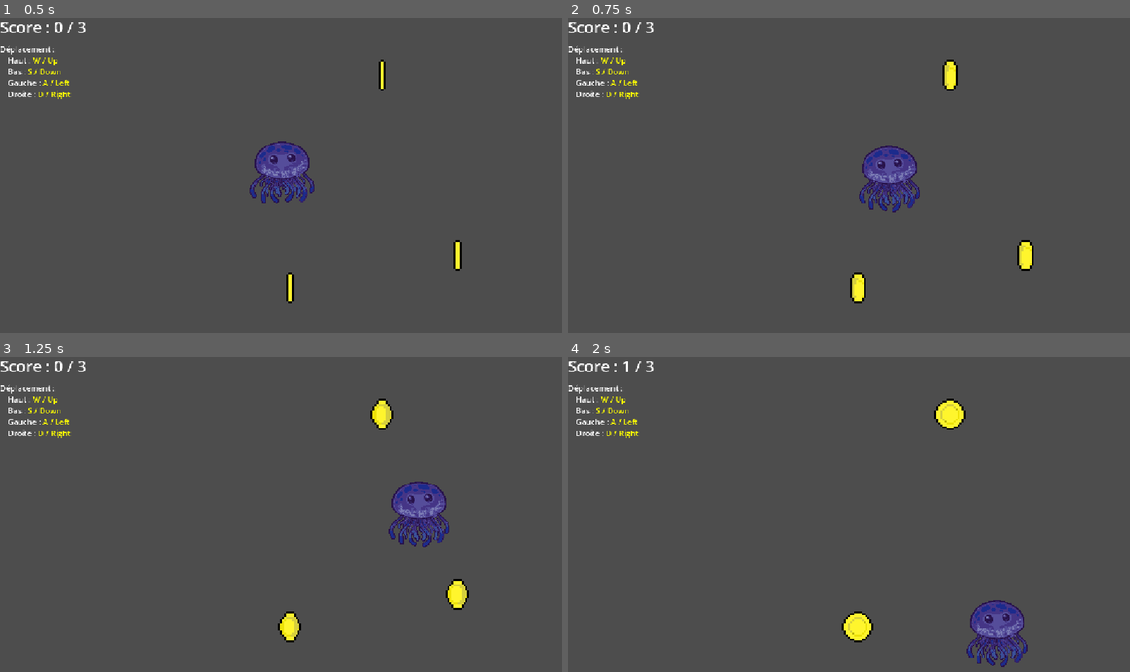
Above: before the commit, frames 1-4 (two rows, left to right).
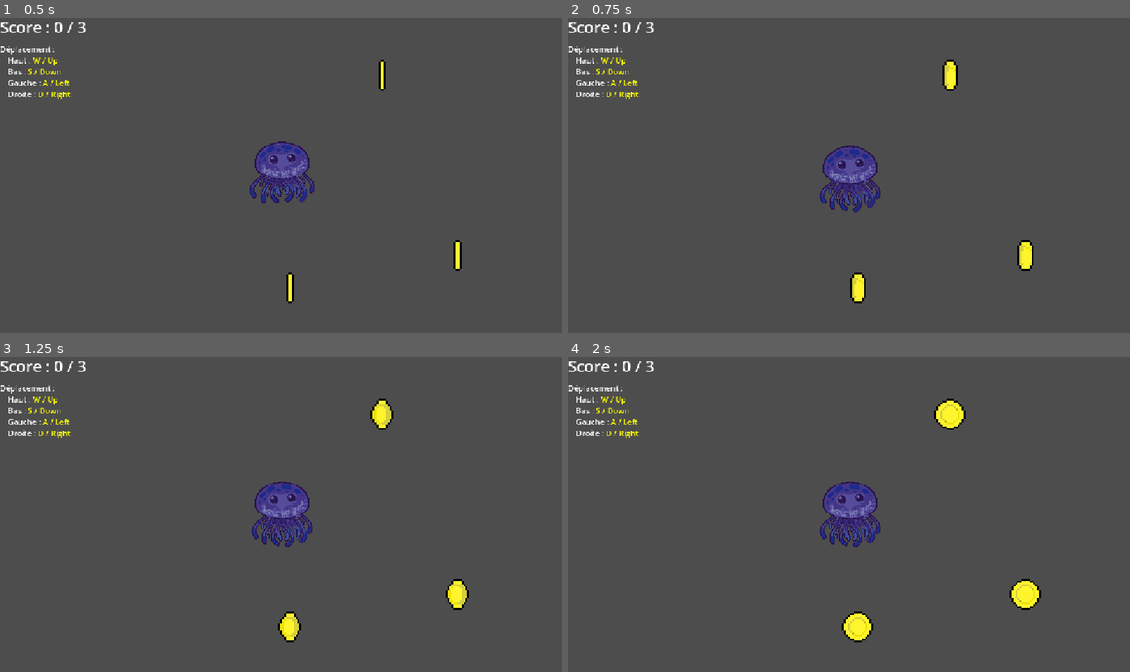
Above: after the commit, the same moments.

Repository: IAidenI/TestsGodot
Game: Godot game, scene res://main.tscn
The game is run twice, just before and just after one commit, with the same random seed, the same clock (stepped at 60 frames per second) and the same inputs.
Inputs:
- Up to frame 1 (0.5 s): no input
- Up to frame 2 (0.75 s): tap Enter at 0.5 s; hold D (move_right) from 0.53 s (still down)
- Up to frame 3 (1.25 s): keep holding D (move_right)
- Up to frame 4 (2 s): release D (move_right) at 1.28 s; hold S (move_down) from 1.28 s (still down)

Frame 1 is identical in both runs. In frame 2, 2.7% of the frame differs, in the area x 44-63%, y 40-62%; in frame 3, 3.1%; in frame 4, 3.6%, in the area x 9-85%, y 1-99%.
Error after the commit: Parse Error: The function signature doesn't match the parent. Parent signature is "_physics_process(float) -> void". (res://player/player.gd:7)

Commit message:
chore: ajoute le formatage et le lint automatiques

Diff:
--- a/Coin/coin.gd
+++ b/Coin/coin.gd
@@ -3,8 +3,9 @@
 
 signal collected
 
+
 func _on_body_entered(body: Node2D) -> void:
 	# Si le joueur entre dans la hitbox de la pièce
 	if body is Player:
-		collected.emit() # Indique qu'elle est collecté
-		queue_free()     # Supprime la pièce de la scène
+		collected.emit()  # Indique qu'elle est collecté
+		queue_free()  # Supprime la pièce de la scène
--- a/main.gd
+++ b/main.gd
@@ -5,14 +5,18 @@
 
 @onready var score_label: Label = $HUD/ScoreLabel
 
+
 func _ready() -> void:
 	# Affiche les commandes
-	$HUD/ControlsLabel.text = "Déplacement :\n[indent]Haut : %s\nBas : %s\nGauche : %s\nDroite : %s[/indent]" % [
-		get_action_keys("move_up"),
-		get_action_keys("move_down"),
-		get_action_keys("move_left"),
-		get_action_keys("move_right"),
-	]
+	$HUD/ControlsLabel.text = (
+		"Déplacement :\n[indent]Haut : %s\nBas : %s\nGauche : %s\nDroite : %s[/indent]"
+		% [
+			get_action_keys("move_up"),
+			get_action_keys("move_down"),
+			get_action_keys("move_left"),
+			get_action_keys("move_right"),
+		]
+	)
 
 	# Centre le joueur à l'écran
 	$Player.position = get_viewport_rect().size / 2
@@ -26,6 +30,7 @@
 	# Affiche le score initial
 	update_score()
 
+
 func _on_coin_collected() -> void:
 	score += 1
 	update_score()
@@ -33,8 +38,10 @@
 	if score == total:
 		score_label.text = "Toutes les pieces sont ramassées !"
 
+
 func update_score() -> void:
 	score_label.text = "Score : %d / %d" % [score, total]
+
 
 # Pour récupèrer les variables globals pour les commandes
 func get_action_keys(action: String) -> String:
--- a/main.tscn
+++ b/main.tscn
@@ -38,6 +38,7 @@
 
 [node name="Player" parent="." unique_id=213820264 instance=ExtResource("1_ig7tw")]
 position = Vector2(152, 165)
+speed = null
 
 [node name="Coin" parent="." unique_id=1895724785 instance=ExtResource("2_0xm2m")]
 position = Vector2(934, 489)
--- a/player/player.gd
+++ b/player/player.gd
@@ -3,7 +3,8 @@
 
 @export var speed: float = 400.0
 
-func _physics_process(delta: float) -> void:
+
+func _physics_process() -> void:
 	# Physique du déplacement
 	var direction := Input.get_vector("move_left", "move_right", "move_up", "move_down")
 	velocity = direction * speed
Not shown, added: .pre-commit-config.yaml
